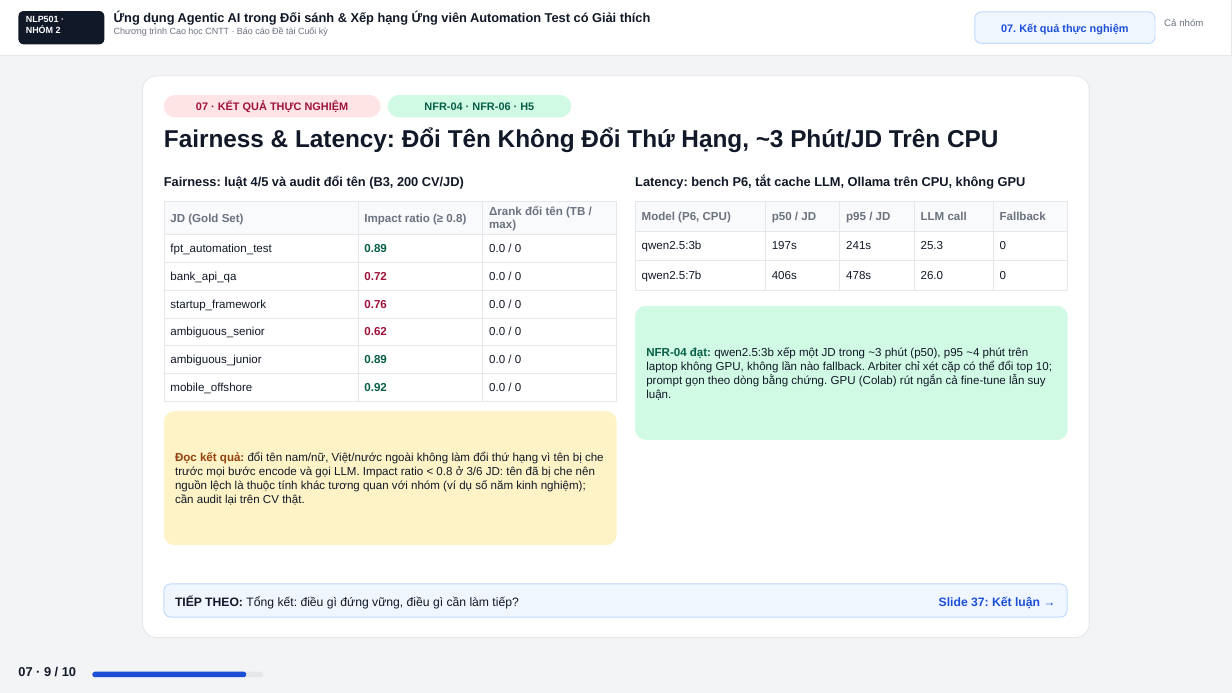
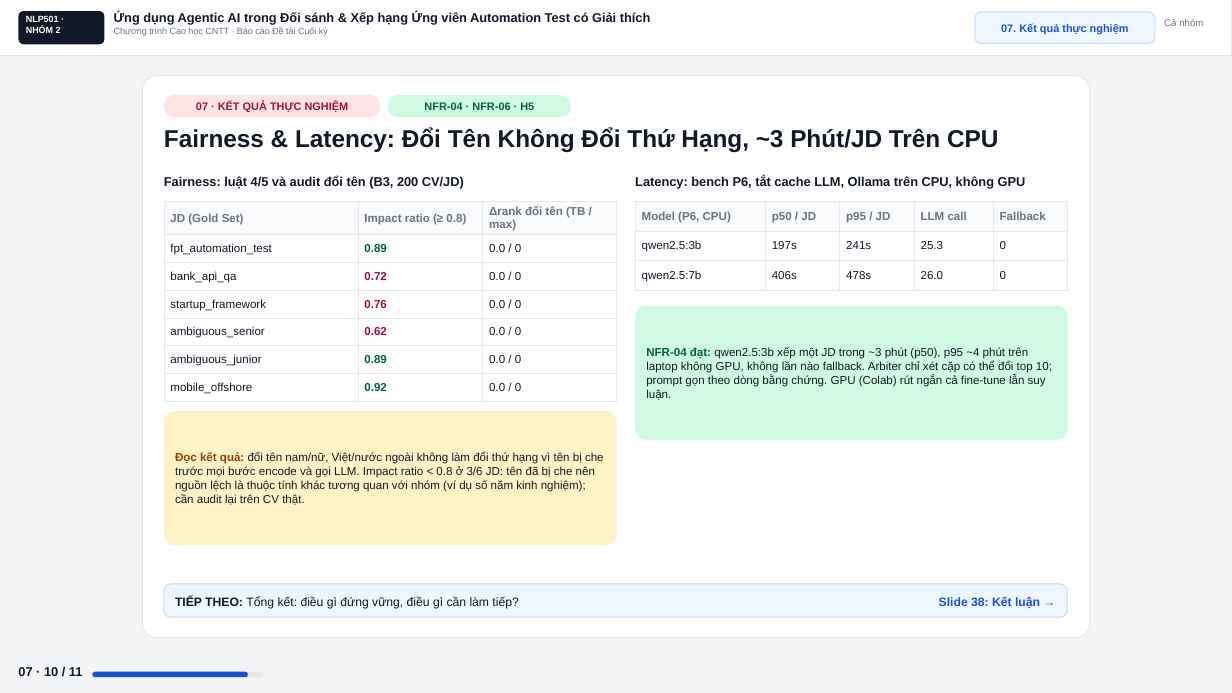
Before and after one commit to ZgsNat/NLP501.22_GROUP_2, a slide deck: slide 37 of Slide_Group2_NLP501-3.pptx (slide 36 before the commit). Drawn at 1232x693 pixels with LibreOffice and Linux fonts; fonts in the diff are those of the drawing. Boxes give left, top, right and bottom in pixels: in the first picture for what was removed or moved away, otherwise in the second. Text is boxed around its words. In the diff, an @@ line names an element or a change of style, - is before the commit and + after.

```diff
--- a/Slide_Group2_NLP501-3.pptx
+++ b/Slide_Group2_NLP501-3.pptx
@@ text at [939,597,1040,608]: text changed @@
-Slide 37: Kết luận →
+Slide 38: Kết luận →
@@ text at [18,667,83,676]: text changed @@
-07 · 9 / 10
+07 · 10 / 11
```
Also in this commit, not shown: 10 other slides changed, 1 slide added, 12 other files.
